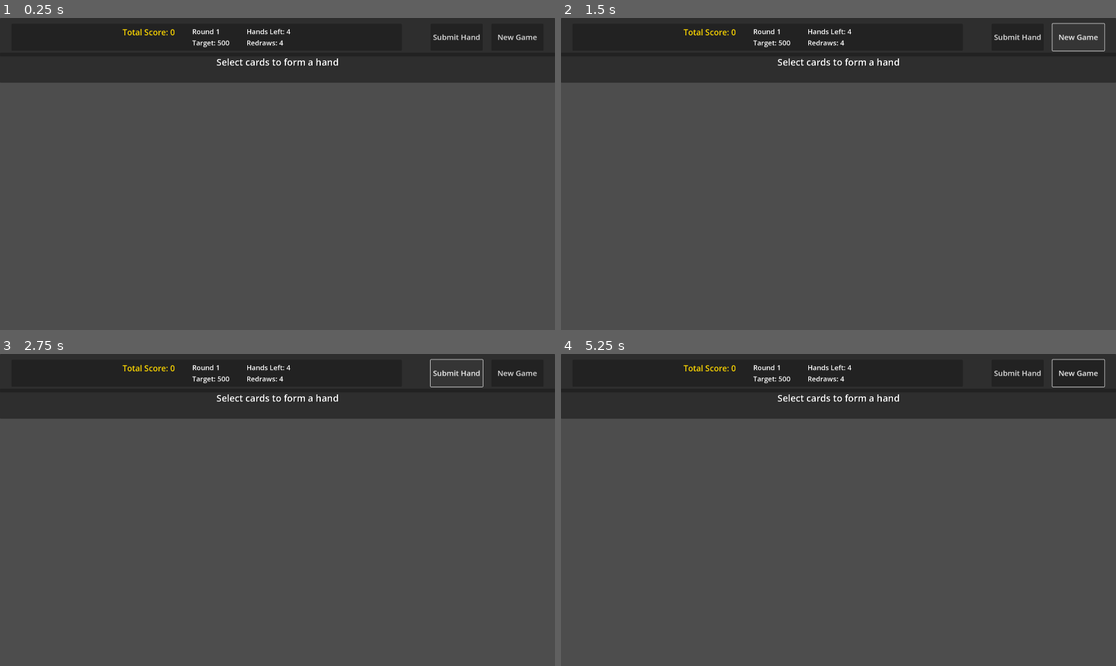
Above: before the commit, frames 1-4 (two rows, left to right).
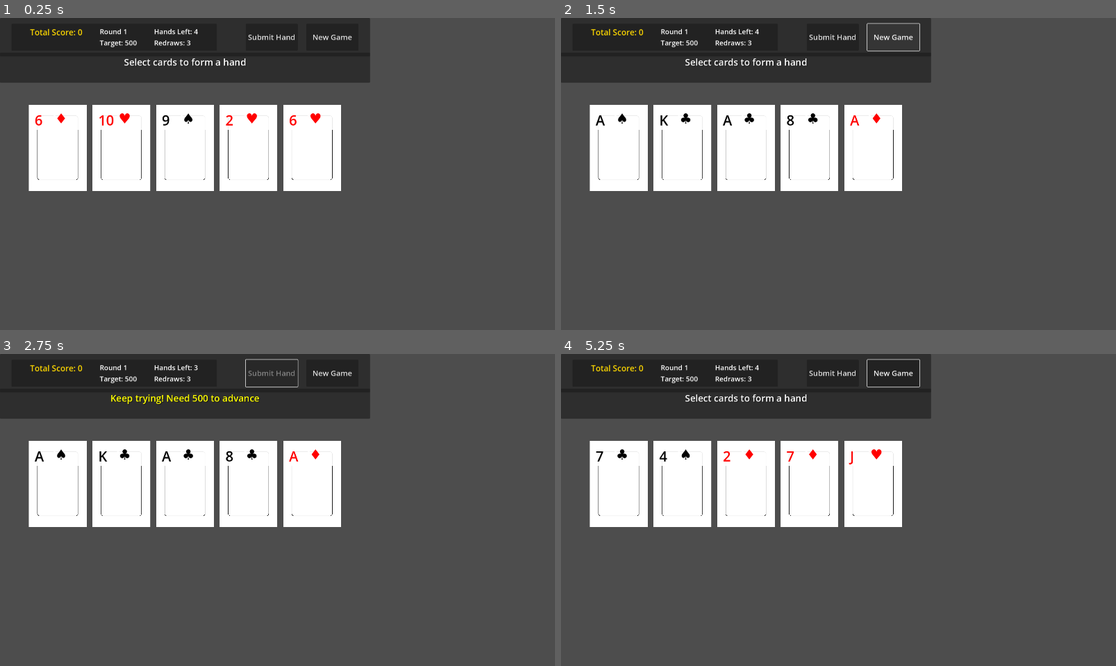
Above: after the commit, the same moments.

Repository: siwanetzu/cardgame
Game: Godot game, scene res://card_manager.tscn
Same seed, same stepped clock (60 frames per second), same inputs: the game is played once before the commit and once after it.
Inputs (mouse positions are in pixels of both pictures, inside the frame that each line leads up to):
- Up to frame 1 (0.25 s): no input
- Up to frame 2 (1.5 s): click "New Game" at 0.5 s; click "New Game" at 1.25 s
- Up to frame 3 (2.75 s): click "Submit Hand" at 2 s
- Up to frame 4 (5.25 s): click (1016, 372) at 2.75 s, where only the run before the commit has a clickable "Submit Hand"; click (1016, 372) at 3.5 s, where only the run before the commit has a clickable "Submit Hand"; click "New Game" at 4.25 s; tap Enter (ui_accept) at 5 s; move the mouse to (960, 494) at 5.02 s; click (960, 494) at 5.17 s

The runs differ from the first frame. In frame 1, 22% of the frame differs, in the area x 5-100%, y 0-56%; in frame 2, 22%; in frame 3, 22%; in frame 4, 22%.

Commit message:
furtherimprovements to UI

Diff:
--- a/card.tscn
+++ b/card.tscn
@@ -3,7 +3,7 @@
 [ext_resource type="Script" path="res://control.gd" id="1_hqx8l"]
 [ext_resource type="Texture2D" uid="uid://bho1e2otwbrov" path="res://card.jpg" id="2_jqci0"]
 
-[node name="Control" type="Control"]
+[node name="Card" type="Control"]
 custom_minimum_size = Vector2(200, 300)
 layout_mode = 3
 anchors_preset = 0
--- a/card_manager.gd
+++ b/card_manager.gd
@@ -1,17 +1,17 @@
-extends Control  # Root must be Control for UI layout
+extends Node2D  # Root must be Node2D for positioning
 
 @onready var deck = $Deck  # Reference to deck system
 @onready var card_container = $CardContainer  # Where drawn cards are displayed
 @onready var hand_label = $HandDisplay/MarginContainer/VBoxContainer/HandLabel
 @onready var score_label = $HandDisplay/MarginContainer/VBoxContainer/ScoreLabel
 @onready var hand_display = $HandDisplay
-@onready var submit_button = $TopBar/HBoxContainer/ButtonContainer/SubmitButton
-@onready var new_game_button = $TopBar/HBoxContainer/ButtonContainer/NewGameButton
-@onready var total_score_label = $TopBar/HBoxContainer/GameInfo/MarginContainer/HBoxContainer/ScoreInfo/ScoreLabel
-@onready var round_label = $TopBar/HBoxContainer/GameInfo/MarginContainer/HBoxContainer/RoundInfo/RoundLabel
-@onready var target_label = $TopBar/HBoxContainer/GameInfo/MarginContainer/HBoxContainer/RoundInfo/TargetLabel
-@onready var hands_label = $TopBar/HBoxContainer/GameInfo/MarginContainer/HBoxContainer/ResourceInfo/HandsLabel
-@onready var redraws_label = $TopBar/HBoxContainer/GameInfo/MarginContainer/HBoxContainer/ResourceInfo/RedrawsLabel
+@onready var submit_button = $TopBar/MarginContainer/HBoxContainer/ButtonContainer/SubmitButton
+@onready var new_game_button = $TopBar/MarginContainer/HBoxContainer/ButtonContainer/NewGameButton
+@onready var total_score_label = $TopBar/MarginContainer/HBoxContainer/GameInfo/MarginContainer/HBoxContainer/ScoreInfo/ScoreLabel
+@onready var round_label = $TopBar/MarginContainer/HBoxContainer/GameInfo/MarginContainer/HBoxContainer/RoundInfo/RoundLabel
+@onready var target_label = $TopBar/MarginContainer/HBoxContainer/GameInfo/MarginContainer/HBoxContainer/RoundInfo/TargetLabel
+@onready var hands_label = $TopBar/MarginContainer/HBoxContainer/GameInfo/MarginContainer/HBoxContainer/ResourceInfo/HandsLabel
+@onready var redraws_label = $TopBar/MarginContainer/HBoxContainer/GameInfo/MarginContainer/HBoxContainer/ResourceInfo/RedrawsLabel
 @onready var game_manager = $GameManager
 
 @export var card_scene: PackedScene  # Assign Card.tscn in the Inspector
--- a/card_manager.tscn
+++ b/card_manager.tscn
@@ -5,13 +5,7 @@
 [ext_resource type="PackedScene" uid="uid://byfesufh0rm42" path="res://Deck.tscn" id="2_oht2j"]
 [ext_resource type="Script" path="res://game_manager.gd" id="4_u8n2k"]
 
-[node name="CardManager" type="Control"]
-layout_mode = 3
-anchors_preset = 15
-anchor_right = 1.0
-anchor_bottom = 1.0
-grow_horizontal = 2
-grow_vertical = 2
+[node name="CardManager" type="Node2D"]
 script = ExtResource("1_6miio")
 card_scene = ExtResource("2_7w3n1")
 
@@ -21,11 +15,8 @@
 [node name="Deck" parent="." instance=ExtResource("2_oht2j")]
 
 [node name="TopBar" type="PanelContainer" parent="."]
-layout_mode = 1
-anchors_preset = 10
-anchor_right = 1.0
+offset_right = 1280.0
 offset_bottom = 100.0
-grow_horizontal = 2
 
 [node name="MarginContainer" type="MarginContainer" parent="TopBar"]
 layout_mode = 2
@@ -110,12 +101,9 @@
 text = "New Game"
 
 [node name="HandDisplay" type="PanelContainer" parent="."]
-layout_mode = 1
-anchors_preset = 10
-anchor_right = 1.0
 offset_top = 120.0
+offset_right = 1280.0
 offset_bottom = 220.0
-grow_horizontal = 2
 
 [node name="MarginContainer" type="MarginContainer" parent="HandDisplay"]
 layout_mode = 2
@@ -151,14 +139,9 @@
 vertical_alignment = 1
 
 [node name="CardContainer" type="HBoxContainer" parent="."]
-layout_mode = 1
-anchors_preset = 14
-anchor_top = 0.5
-anchor_right = 1.0
-anchor_bottom = 0.5
-offset_top = -150.0
-offset_bottom = 150.0
-grow_horizontal = 2
-grow_vertical = 2
+offset_left = 20.0
+offset_top = 300.0
+offset_right = 1260.0
+offset_bottom = 600.0
 theme_override_constants/separation = 20
 alignment = 1
